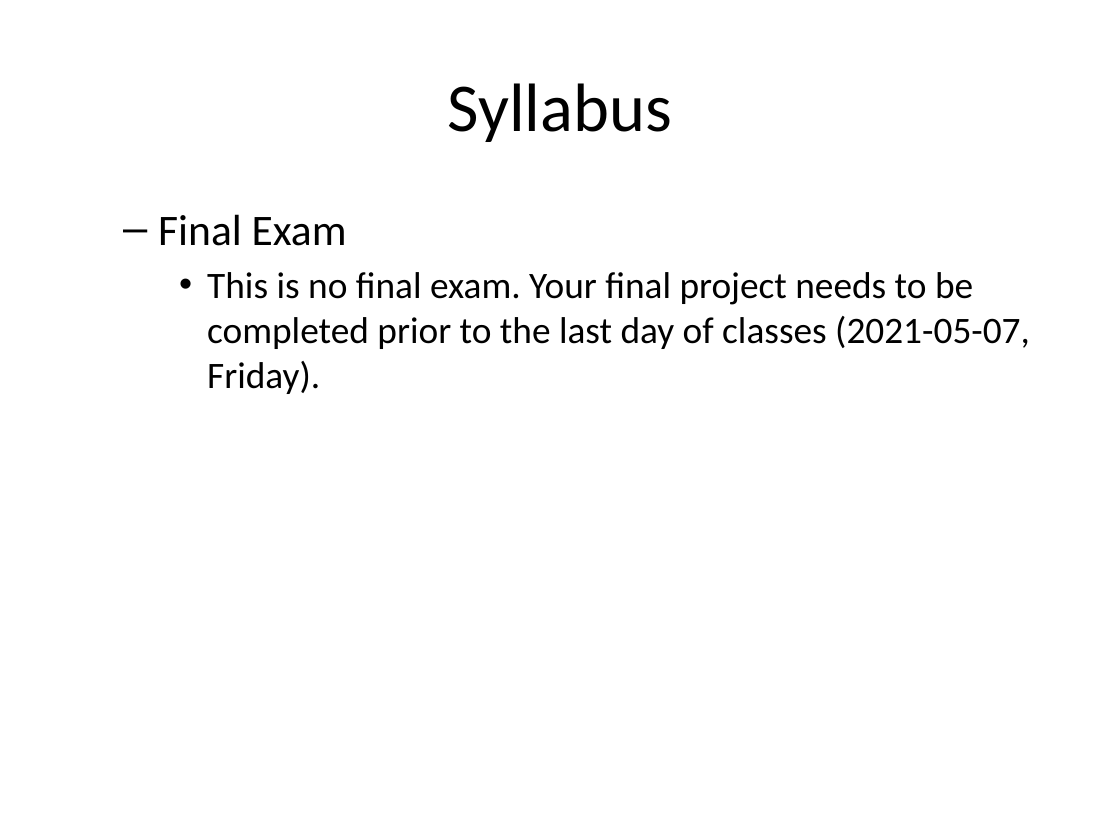
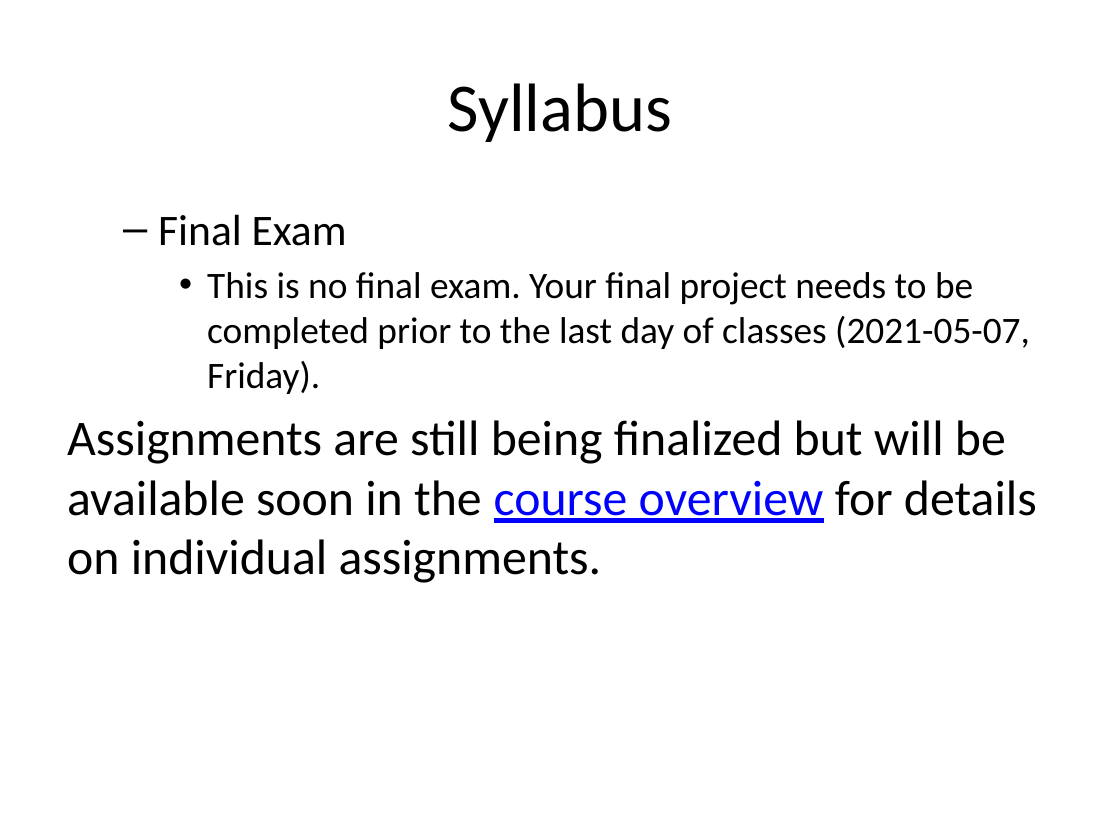
Before and after one commit to pmean/classes, a slide deck: slide 27 of clinical-research-methodology/src/video00-overview.pptx. Drawn at 1120x840 pixels with LibreOffice and Linux fonts; fonts in the diff are those of the drawing. Boxes give left, top, right and bottom in pixels: in the first picture for what was removed or moved away, otherwise in the second. Text is boxed around its words. In the diff, an @@ line names an element or a change of style, - is before the commit and + after.

```diff
--- a/clinical-research-methodology/src/video00-overview.pptx
+++ b/clinical-research-methodology/src/video00-overview.pptx
@@ text at box(67, 420, 1037, 583): paragraph added @@
+Assignments are still being finalized but will be available soon in the course overview for details on individual assignments.
```
Also in this commit, not shown: 8 other slides changed, 22 slides added, 1 slide removed, 2 other files.
